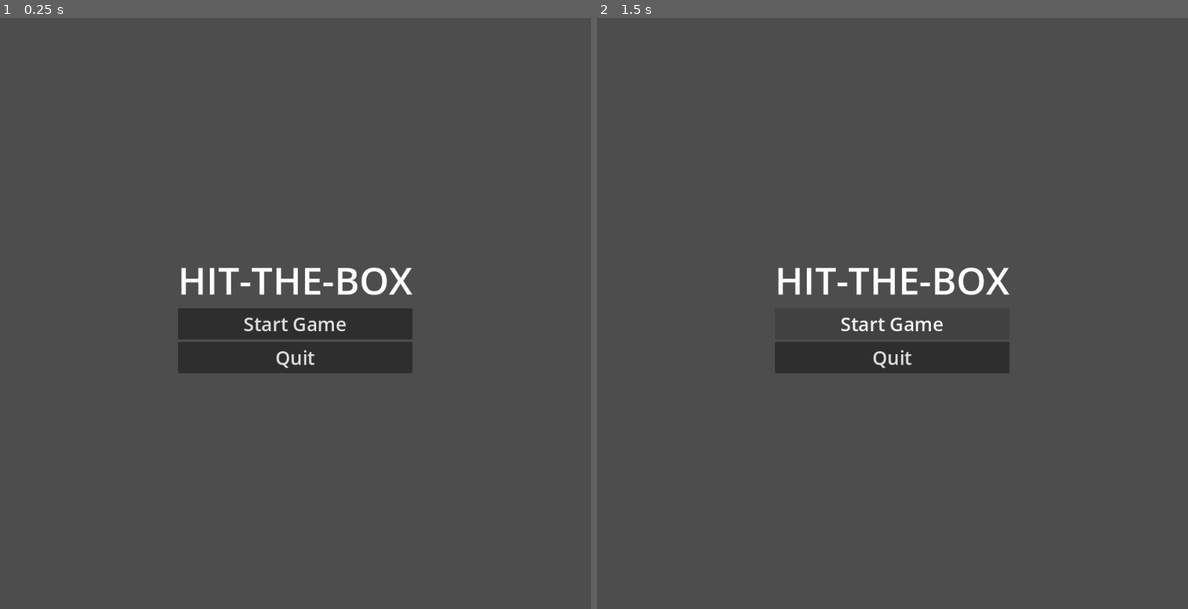
Above: before the commit, frames 1-2 (left to right).
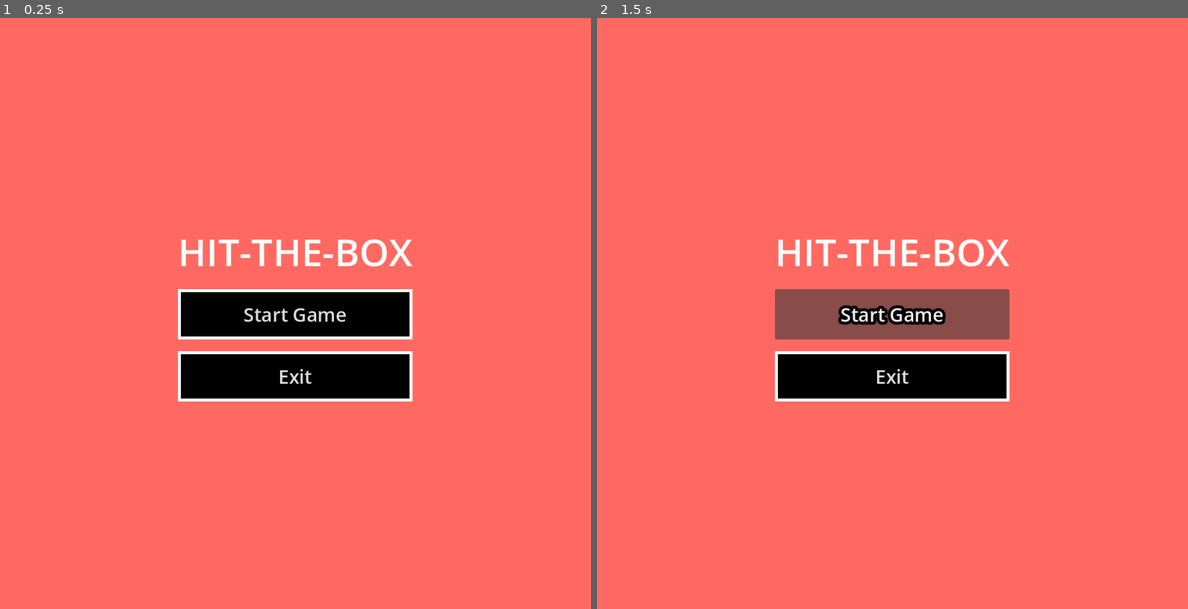
Above: after the commit, the same moments.

Repository: ankit-suman-07/GODOT_HitTheBox
Game: Godot game, scene res://scenes/main_menu.tscn
Two runs of this game, one before a commit and one after it. Both use one fixed random seed, a clock stepped at 60 frames per second and the inputs below. The project has no main scene, so this scene is started directly.
Inputs:
- Up to frame 1 (0.25 s): no input
- Up to frame 2 (1.5 s): click "Start Game" at 0.5 s; click "Start Game" at 1.25 s

The runs differ from the first frame. In frame 1, 100% of the frame differs, in the area x 0-100%, y 0-100%; in frame 2, 100%.

Commit message:
Add buttons for restart and quit

Diff:
--- a/project.godot
+++ b/project.godot
@@ -28,3 +28,4 @@
 rendering_device/driver.windows="d3d12"
 renderer/rendering_method="gl_compatibility"
 renderer/rendering_method.mobile="gl_compatibility"
+environment/defaults/default_clear_color=Color(1, 0.4117647, 0.38039216, 1)
--- a/scenes/game_screen_scene.tscn
+++ b/scenes/game_screen_scene.tscn
@@ -1,6 +1,18 @@
 [gd_scene format=3 uid="uid://dkawam6jomf6g"]
 
 [ext_resource type="PackedScene" uid="uid://b4700dtc4de0q" path="res://scenes/panel_hole.tscn" id="1_f0jwt"]
+
+[sub_resource type="StyleBoxFlat" id="StyleBoxFlat_f0jwt"]
+content_margin_left = 20.0
+content_margin_top = 20.0
+content_margin_right = 20.0
+content_margin_bottom = 20.0
+bg_color = Color(0.023371782, 0.02337179, 0.023371762, 1)
+border_width_left = 5
+border_width_top = 5
+border_width_right = 5
+border_width_bottom = 5
+border_color = Color(1, 1, 1, 1)
 
 [node name="GameScreenScene" type="Control" unique_id=280096257]
 layout_mode = 3
@@ -12,6 +24,32 @@
 size_flags_horizontal = 3
 size_flags_vertical = 3
 
+[node name="score" type="RichTextLabel" parent="." unique_id=375604137]
+layout_mode = 0
+offset_left = 5.0
+offset_top = 87.0
+offset_right = 1000.0
+offset_bottom = 164.0
+theme_override_font_sizes/normal_font_size = 56
+bbcode_enabled = true
+text = "0"
+fit_content = true
+autowrap_mode = 0
+horizontal_alignment = 1
+
+[node name="timer" type="RichTextLabel" parent="." unique_id=1364057813]
+layout_mode = 0
+offset_left = 5.0
+offset_top = 852.0
+offset_right = 1000.0
+offset_bottom = 929.0
+theme_override_font_sizes/normal_font_size = 56
+bbcode_enabled = true
+text = "00:00"
+fit_content = true
+autowrap_mode = 0
+horizontal_alignment = 1
+
 [node name="CenterContainer" type="CenterContainer" parent="." unique_id=610092576]
 layout_mode = 0
 offset_right = 1000.0
@@ -22,30 +60,51 @@
 theme_override_constants/separation = 100
 alignment = 1
 
-[node name="HBoxContainer" type="HBoxContainer" parent="CenterContainer/VBoxContainer" unique_id=1009065033]
+[node name="top" type="HBoxContainer" parent="CenterContainer/VBoxContainer" unique_id=1009065033]
 layout_mode = 2
 theme_override_constants/separation = 100
 alignment = 1
 
-[node name="Panel_hole" parent="CenterContainer/VBoxContainer/HBoxContainer" unique_id=178765074 instance=ExtResource("1_f0jwt")]
+[node name="top_left" parent="CenterContainer/VBoxContainer/top" unique_id=178765074 instance=ExtResource("1_f0jwt")]
 layout_mode = 2
 
-[node name="Panel_hole2" parent="CenterContainer/VBoxContainer/HBoxContainer" unique_id=429255231 instance=ExtResource("1_f0jwt")]
+[node name="top_mid" parent="CenterContainer/VBoxContainer/top" unique_id=429255231 instance=ExtResource("1_f0jwt")]
 layout_mode = 2
 
-[node name="Panel_hole3" parent="CenterContainer/VBoxContainer/HBoxContainer" unique_id=375992937 instance=ExtResource("1_f0jwt")]
+[node name="top_right" parent="CenterContainer/VBoxContainer/top" unique_id=375992937 instance=ExtResource("1_f0jwt")]
 layout_mode = 2
 
-[node name="HBoxContainer2" type="HBoxContainer" parent="CenterContainer/VBoxContainer" unique_id=539480683]
+[node name="bottom" type="HBoxContainer" parent="CenterContainer/VBoxContainer" unique_id=539480683]
 layout_mode = 2
 theme_override_constants/separation = 100
 alignment = 1
 
-[node name="Panel_hole" parent="CenterContainer/VBoxContainer/HBoxContainer2" unique_id=747112356 instance=ExtResource("1_f0jwt")]
+[node name="bottom_left" parent="CenterContainer/VBoxContainer/bottom" unique_id=747112356 instance=ExtResource("1_f0jwt")]
 layout_mode = 2
 
-[node name="Panel_hole2" parent="CenterContainer/VBoxContainer/HBoxContainer2" unique_id=1411754545 instance=ExtResource("1_f0jwt")]
+[node name="bottom_mid" parent="CenterContainer/VBoxContainer/bottom" unique_id=1411754545 instance=ExtResource("1_f0jwt")]
 layout_mode = 2
 
-[node name="Panel_hole3" parent="CenterContainer/VBoxContainer/HBoxContainer2" unique_id=1653612113 instance=ExtResource("1_f0jwt")]
+[node name="bottom_right" parent="CenterContainer/VBoxContainer/bottom" unique_id=1653612113 instance=ExtResource("1_f0jwt")]
 layout_mode = 2
+
+[node name="RestartBtn" type="Button" parent="." unique_id=1164271406]
+layout_mode = 0
+offset_left = 72.0
+offset_top = 32.0
+offset_right = 194.0
+offset_bottom = 87.0
+theme_override_font_sizes/font_size = 32
+theme_override_styles/normal = SubResource("StyleBoxFlat_f0jwt")
+text = "Restart"
+
+[node name="QuitBtn" type="Button" parent="." unique_id=1278374638]
+layout_mode = 0
+offset_left = 847.0
+offset_top = 32.0
+offset_right = 969.0
+offset_bottom = 87.0
+theme_override_font_sizes/font_size = 32
+theme_override_styles/normal = SubResource("StyleBoxFlat_f0jwt")
+text = "Quit
+"
--- a/scenes/main_menu.tscn
+++ b/scenes/main_menu.tscn
@@ -1,4 +1,16 @@
 [gd_scene format=3 uid="uid://80m224ih2h2g"]
+
+[sub_resource type="StyleBoxFlat" id="StyleBoxFlat_vue75"]
+content_margin_left = 20.0
+content_margin_top = 20.0
+content_margin_right = 20.0
+content_margin_bottom = 20.0
+bg_color = Color(0, 0, 0, 1)
+border_width_left = 5
+border_width_top = 5
+border_width_right = 5
+border_width_bottom = 5
+border_color = Color(1, 1, 1, 1)
 
 [node name="MainMenu" type="Control" unique_id=564327575]
 layout_mode = 3
@@ -18,6 +30,7 @@
 
 [node name="VBoxContainer2" type="VBoxContainer" parent="CenterContainer" unique_id=1064287781]
 layout_mode = 2
+theme_override_constants/separation = 20
 
 [node name="RichTextLabel" type="RichTextLabel" parent="CenterContainer/VBoxContainer2" unique_id=1115314734]
 layout_mode = 2
@@ -29,13 +42,18 @@
 
 [node name="VBoxContainer" type="VBoxContainer" parent="CenterContainer/VBoxContainer2" unique_id=6703199]
 layout_mode = 2
+theme_override_constants/separation = 20
 
 [node name="StartGameBtn" type="Button" parent="CenterContainer/VBoxContainer2/VBoxContainer" unique_id=1254888869]
 layout_mode = 2
+theme_override_constants/outline_size = 20
 theme_override_font_sizes/font_size = 32
+theme_override_styles/normal = SubResource("StyleBoxFlat_vue75")
 text = "Start Game"
 
-[node name="QuitGameBtn" type="Button" parent="CenterContainer/VBoxContainer2/VBoxContainer" unique_id=789291999]
+[node name="QuitGameBtn" type="Button" parent="CenterContainer/VBoxContainer2/VBoxContainer" unique_id=1368938438]
 layout_mode = 2
+theme_override_constants/outline_size = 20
 theme_override_font_sizes/font_size = 32
-text = "Quit"
+theme_override_styles/normal = SubResource("StyleBoxFlat_vue75")
+text = "Exit"
--- a/scenes/panel_hole.tscn
+++ b/scenes/panel_hole.tscn
@@ -4,6 +4,19 @@
 
 [sub_resource type="StyleBoxFlat" id="StyleBoxFlat_5q304"]
 bg_color = Color(1, 1, 1, 1)
+border_width_left = 10
+border_width_top = 10
+border_width_right = 10
+border_width_bottom = 10
+border_color = Color(0.23753929, 0.23753911, 0.237539, 1)
+corner_radius_top_left = 100
+corner_radius_top_right = 100
+corner_radius_bottom_right = 100
+corner_radius_bottom_left = 100
+expand_margin_left = 10.0
+expand_margin_top = 10.0
+expand_margin_right = 10.0
+expand_margin_bottom = 10.0
 
 [node name="Panel_hole" type="Panel" unique_id=178765074]
 custom_minimum_size = Vector2(180, 180)
